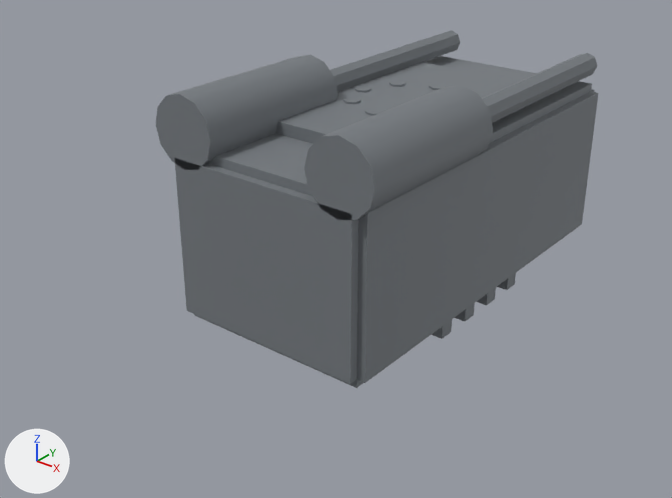
Renders of the glTF model prototype/assets/models/parts/pd_laser_housing.glb from each side of a commit.
Before and after are seen from a 50 mm lens placed at (0.578, -1.051, 0.423), pointed at (-0.037, -0.282, -0.054). Lighting does not change. The marker at lower left points along +X, +Y and +Z. The first picture is the older version. Vertices at exactly the same position are counted once.

The first picture shows 'pd_laser_housing'.
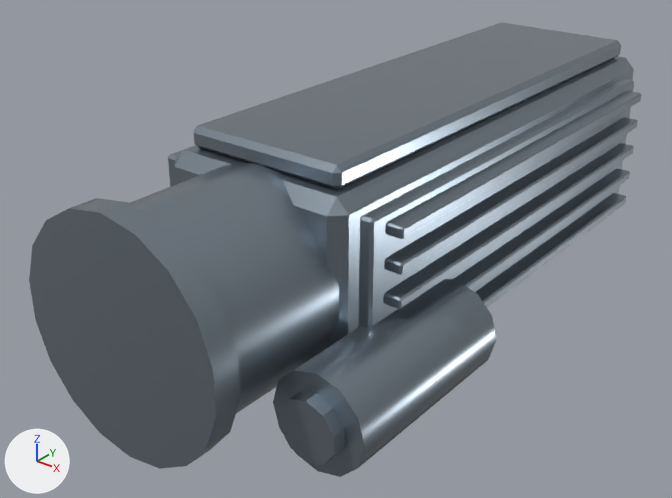
Pixel boxes (x1, y1, x2, y2) of what changed, in the pictures (672 x 498 px):
'pd_laser_housing', recoloured, surface changed, reshaped (38% wider, 27% taller): before (156, 30, 598, 388); after (29, 22, 641, 477)
part 1 of me_pd_laser_housing_mesh, added: after (130, 161, 339, 413)
part 2 of me_pd_laser_housing_mesh, added: after (29, 198, 241, 469)
part 3 of me_pd_laser_housing_mesh, added: after (273, 279, 496, 477)
part 4 of me_pd_laser_housing_mesh, added: after (279, 391, 345, 465)
part 5 of me_pd_laser_housing_mesh, rebuilt: before (175, 56, 598, 388); after (175, 56, 634, 350)
part 6 of me_pd_laser_housing_mesh, rebuilt: before (276, 63, 518, 144); after (194, 22, 621, 190)
part 7 of me_pd_laser_housing_mesh, deleted: before (330, 30, 597, 339)
part 8 of me_pd_laser_housing_mesh, reshaped: before (156, 54, 493, 220); after (168, 79, 641, 327)

Patch to the scene script:
```diff
--- a/prototype/assets/models/parts/pd_laser_housing.glb.py
+++ b/prototype/assets/models/parts/pd_laser_housing.glb.py
@@ mat_pd_laser_housing_mat @@
 mat_pd_laser_housing_mat = principled_material('pd_laser_housing_mat')
-mat_pd_laser_housing_mat.base_color = (0.22, 0.24, 0.26)  # grey #81868b
-mat_pd_laser_housing_mat.metallic = 0.35
-mat_pd_laser_housing_mat.roughness = 0.72
+mat_pd_laser_housing_mat.base_color = (0.25, 0.3, 0.35)  # grey #8995a0
+mat_pd_laser_housing_mat.metallic = 0.78
+mat_pd_laser_housing_mat.roughness = 0.28
@@ me_pd_laser_housing_mesh @@
 # used by ob_pd_laser_housing; location = (0.0, 0.0, 0.0)
-me_pd_laser_housing_mesh.from_pydata(...)  # 288 vertices, 492 faces; spans x -0.14..0.14, y -0.45..0.05, z -0.16..0.16
+me_pd_laser_housing_mesh.from_pydata(...)  # 664 vertices, 1220 faces; spans x -0.2..0.2, y -0.632..0.195, z -0.126..0.127
+# me_pd_laser_housing_mesh part 1: a new loose piece, an 18-sided cylinder along y spanning x -0.106..0.106, y -0.613..-0.427, z -0.108..0.108, in mat_pd_laser_housing_mat (grey #8995a0)
+# me_pd_laser_housing_mesh part 2: a new loose piece, an 18-sided cylinder along y spanning x -0.12..0.12, y -0.632..-0.604, z -0.122..0.122, in mat_pd_laser_housing_mat (grey #8995a0)
+# me_pd_laser_housing_mesh part 3: a new loose piece, a 12-sided cylinder along y spanning x 0.096..0.2, y -0.54..-0.32, z -0.122..-0.018, in mat_pd_laser_housing_mat (grey #8995a0)
+# me_pd_laser_housing_mesh part 4: a new loose piece, a 10-sided cylinder along y spanning x 0.118..0.178, y -0.555..-0.535, z -0.102..-0.038, in mat_pd_laser_housing_mat (grey #8995a0)
+# me_pd_laser_housing_mesh part 5: the loose piece of 32 vertices spanning x -0.125..0.125, y -0.45..0.05, z -0.1..0.1 is rebuilt with 24 vertices and now spans x -0.112..0.112, y -0.465..0.195, z -0.102..0.102
+# me_pd_laser_housing_mesh part 6: the loose piece of 8 vertices spanning x -0.075..0.075, y -0.35..-0.05, z 0.094..0.114 is rebuilt with 24 vertices and now spans x -0.095..0.095, y -0.445..0.175, z 0.103..0.127
+# me_pd_laser_housing_mesh part 7: 15 loose pieces with 168 vertices, spanning x -0.115..0.115, y -0.3..0.05, z -0.16..0.135, are deleted
+# me_pd_laser_housing_mesh part 8: 80 vertices removed from x -0.14..0.14, y -0.45..-0.084, z -0.133..0.16; 456 vertices added at x -0.153..0.153, y -0.595..0.135, z -0.126..0.087
+# other edits to the shape of me_pd_laser_housing_mesh do not show in these pictures
 me_pd_laser_housing_mesh.materials.append(mat_pd_laser_housing_mat)
```
